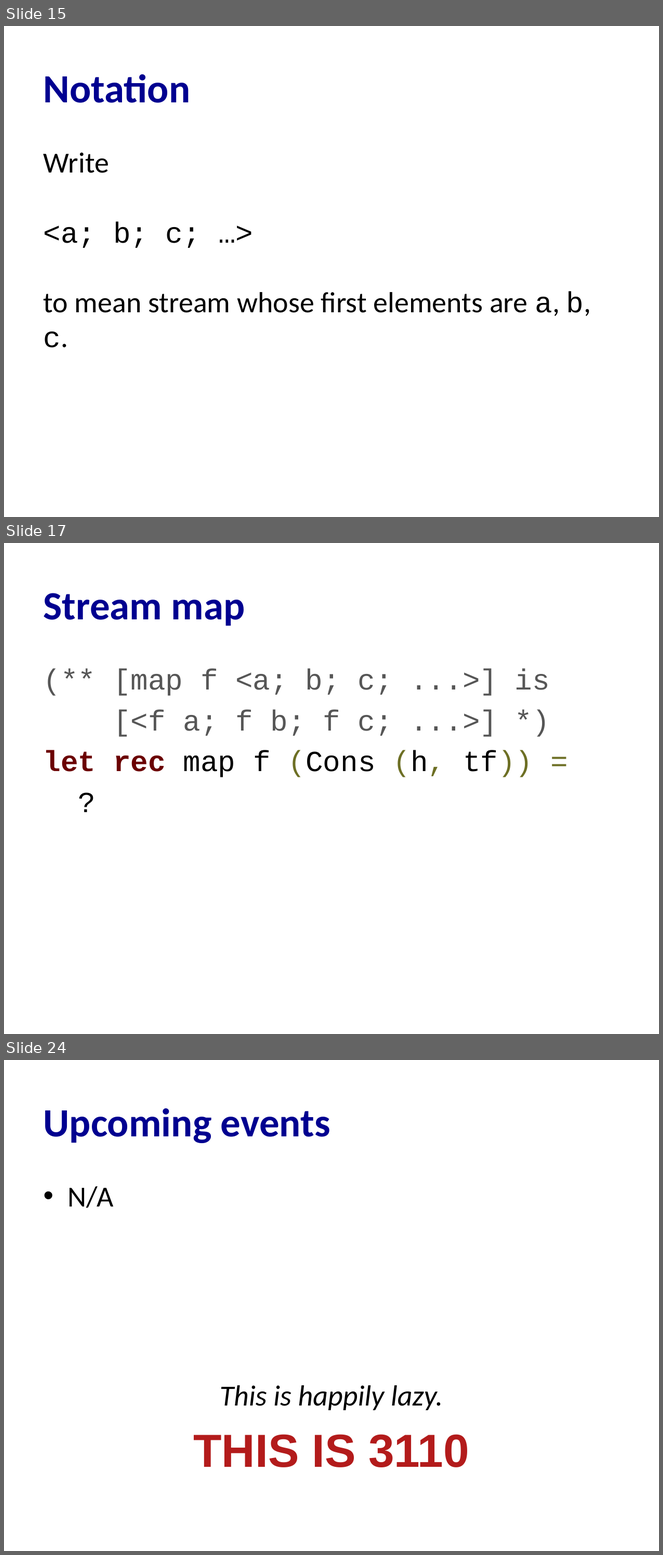
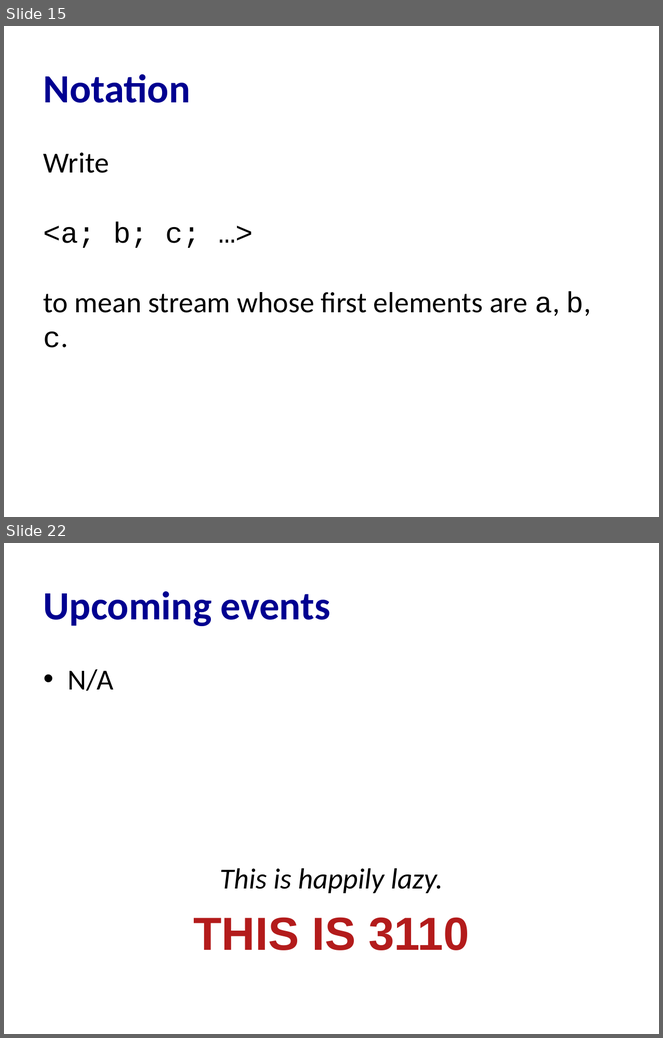
Before and after one commit to cs3110/materials-2019fa, a slide deck: 24-streams/lec.pptx. Shown one above the other, each under a label of ours: slides 15, 17 and 24 before the commit, slides 15 and 22 after it; the slides between them are not shown. The pictures are 663x1555 and 663x1038 pixels, drawn with LibreOffice and Linux fonts; fonts in the diff are those of the drawing. Boxes give left, top, right and bottom in pixels: in the first picture for what was removed or moved away, otherwise in the second. Text is boxed around its words. In the diff, an @@ line names an element or a change of style, - is before the commit and + after.

```diff
--- a/24-streams/lec.pptx
+++ b/24-streams/lec.pptx
@@ slide 17 removed at bbox=[4, 543, 659, 1034], background #FFFFFF @@
@@ title removed at bbox=[44, 593, 245, 626] @@
-Stream map
@@ text removed at bbox=[44, 669, 550, 778] @@
-(** [map f <a; b; c; ...>] is
-[<f a; f b; f c; ...>] *)
-let rec map f (Cons (h, tf)) =
-?
@@ what was slide 24 is now slide 22 @@
```
Also in this commit, not shown: 4 slides changed, 5 slides added, 6 other slides removed, 2 other files.
